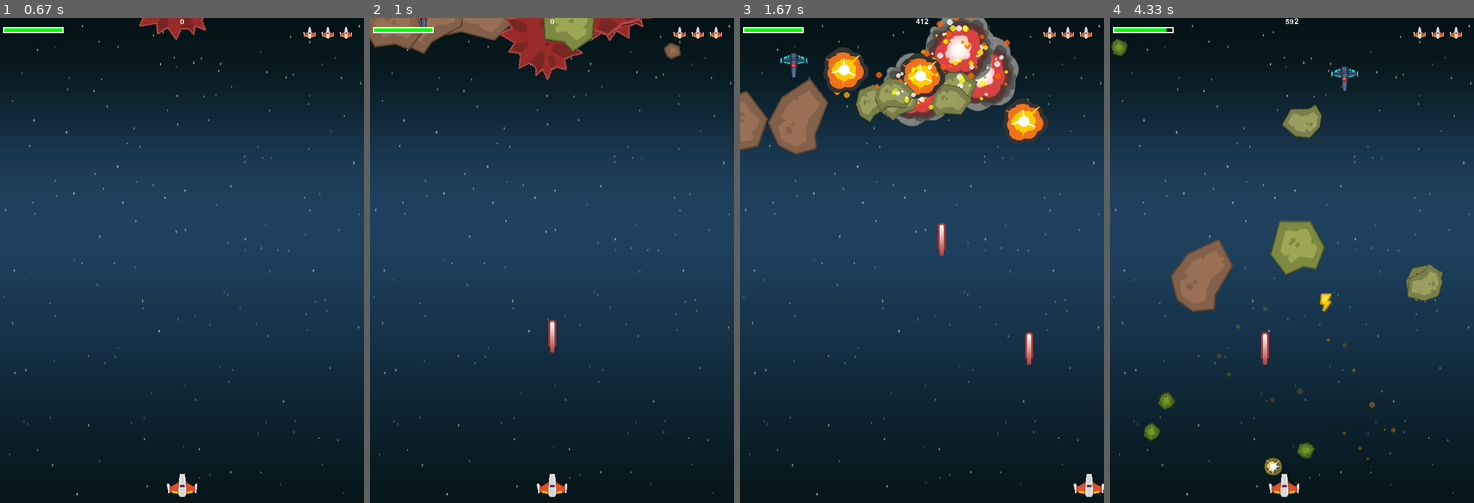
Above: before the commit, frames 1-4 (left to right).
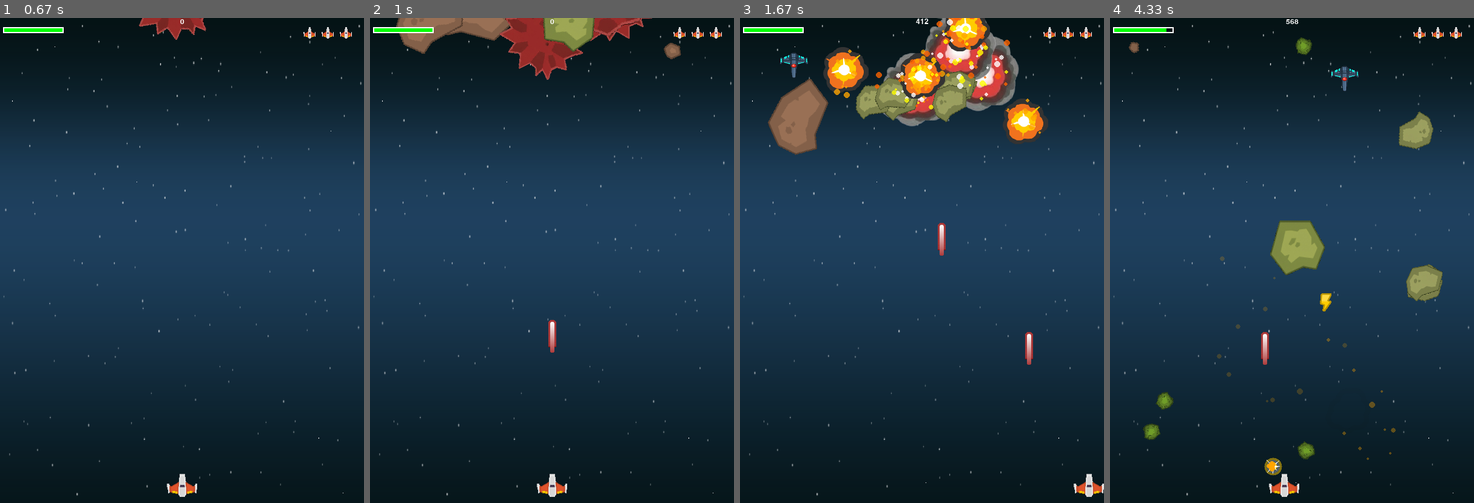
Above: after the commit, the same moments.

Repository: jz588738-byte/my-first-pygame
Game: pygame game, started from main.py
The game is run twice, just before and just after one commit, with the same random seed, the same clock (stepped at 60 frames per second) and the same inputs.
Inputs:
- Up to frame 1 (0.67 s): tap Space at 0.33 s
- Up to frame 2 (1 s): tap Space at 0.67 s
- Up to frame 3 (1.67 s): hold D 1-1.47 s; tap Space at 1.07, 1.37, 1.57 s; hold D from 1.5 s (still down)
- Up to frame 4 (4.33 s): tap Space at 1.87, 2.07, 2.37, 2.63, 2.93, 3.07, 3.37, 3.73, 4.03, 4.23 s; release D at 1.97 s; hold A 2-2.53 s; hold A 2.57-2.97 s; hold D 3-3.63 s; hold A 3.67-4.13 s; hold D from 4.17 s (still down)

Frame 1 is identical in both runs. In frame 2, 0.5% of the frame differs, in the area x 0-16%, y 0-7%; in frame 3, 2.0%; in frame 4, 3.4%, in the area x 0-91%, y 0-94%.

Commit message:
feat/perf: 引入圖層管理並優化 draw_extras 呼叫流程
將原本對 all_sprites 的全域掃描改為僅針對 enemy 群組，提升渲染效率。

Diff:
--- a/main.py
+++ b/main.py
@@ -23,8 +23,8 @@
         self.reset()
 
     def reset(self):
-        # 創立各物件的群組
-        self.all_sprites = pygame.sprite.Group()
+        # 創立各物件的群組 (使用 LayeredUpdates 來管理誰在誰上面)
+        self.all_sprites = pygame.sprite.LayeredUpdates()
         self.rocks = pygame.sprite.Group()
         self.bullets = pygame.sprite.Group()
         self.powers = pygame.sprite.Group()
@@ -59,12 +59,12 @@
         # 1. 畫背景
         screen.blit(self.res['img']['background'], (0,0))
 
-        # 2. 畫所有 Sprite
-        self.all_sprites.draw(screen)
+        # 繪製所有精靈
+        self.all_sprites.draw(self.screen)
 
-        for sprite in self.all_sprites:
-            if hasattr(sprite, 'draw_extras'):
-                sprite.draw_extras(screen)
+        for enemy in self.enemies:
+            if hasattr(enemy, 'draw_extras'):
+                enemy.draw_extras(self.screen)
 
         # 4. 畫 UI
         Draw_health(screen, self.player.health, 5, 15)
@@ -95,8 +95,8 @@
     key_pressed = pygame.key.get_pressed()
     if key_pressed[pygame.K_SPACE]:
         game.player.shoot(game.all_sprites, game.bullets)
-    # 自動補充隕石 (維持 MIN_ROCKS~MAX_ROCKS 顆)
-    while len(game.rocks) < MIN_ROCKS:
+
+    while len(game.rocks) + len(game.enemies) < MIN_ROCKS:
         game.new_enemy()
 
     # 更新全部物件狀態
